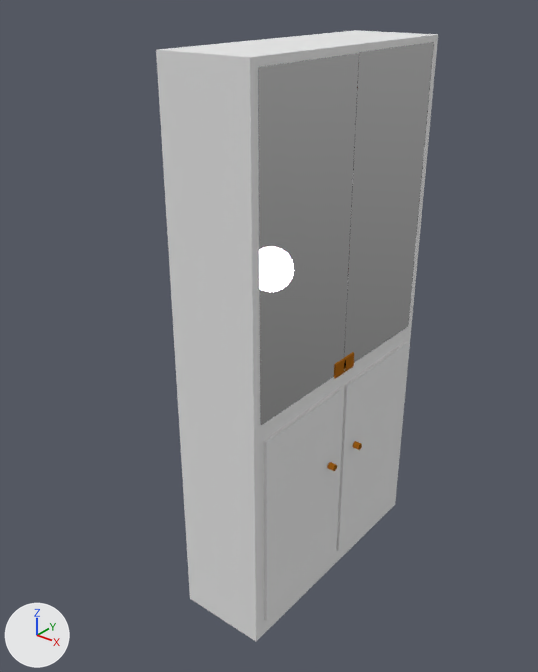
The Blender file final/models/bookshelf.blend, before and after one commit.
Both versions are drawn from a 50 mm camera at (257.0, -360.0, 213.0) aimed at (-21.0, -12.0, -3.0). The lights are fixed; the arrows at lower left show +X, +Y and +Z.

Names of what the first picture shows: 'Panel_Left', 'Panel_Right', 'Shelf_Body'.
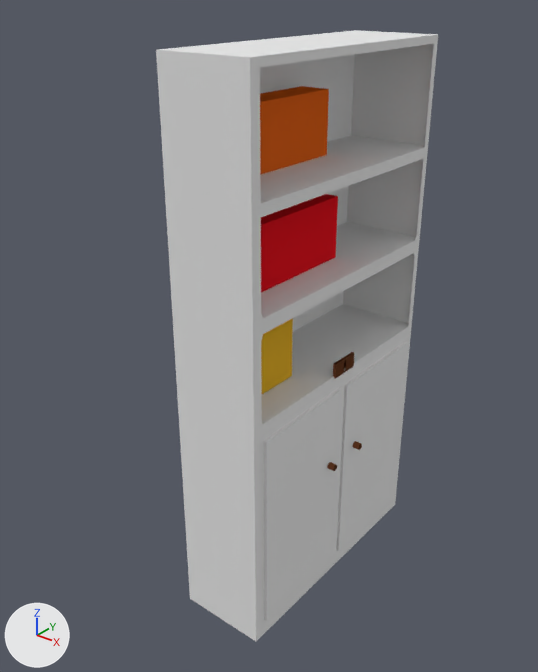
The edits, one by one:
Object 'Panel_Right' (ob_panel_right) is deleted.
Object 'Panel_Left' (ob_panel_left) is deleted.

Boxes (x1, y1, x2, y2) around the edits, measured in the pictures (538 x 672 px):
'Panel_Left', deleted
    before: (259, 53, 359, 425)
'Panel_Right', deleted
    before: (344, 42, 434, 369)
'Stack_Middle', unchanged, uncovered by the edit
    after: (261, 194, 338, 292)
'Stack_Top', unchanged, uncovered by the edit
    after: (260, 86, 329, 175)
'Stack_Bottom', unchanged, uncovered by the edit
    after: (261, 318, 293, 394)
